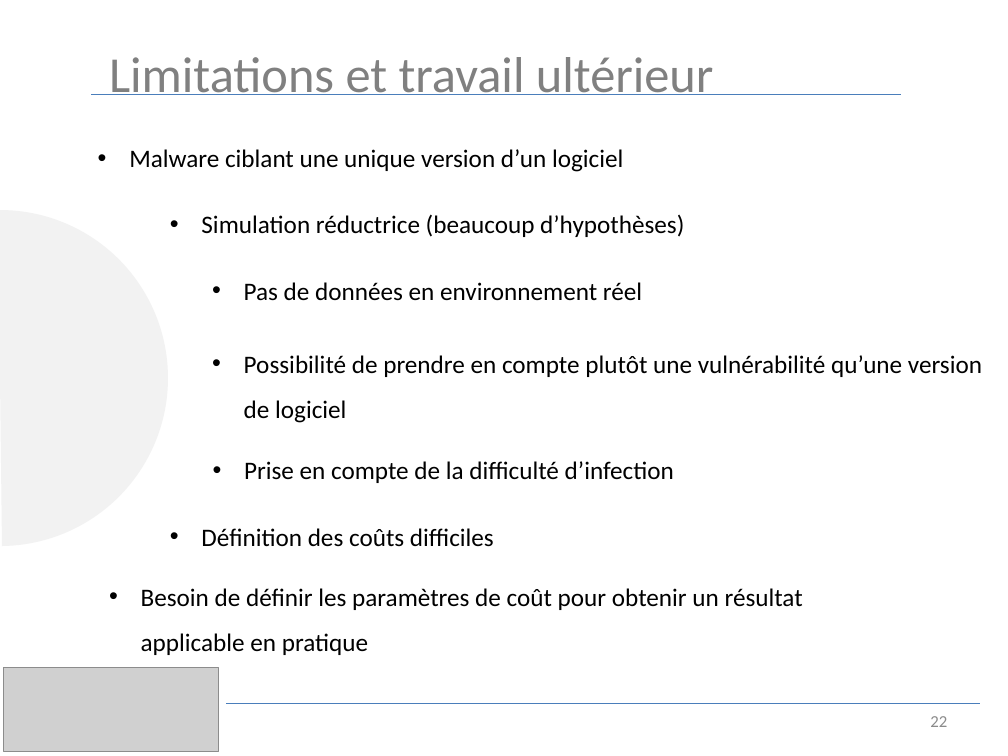
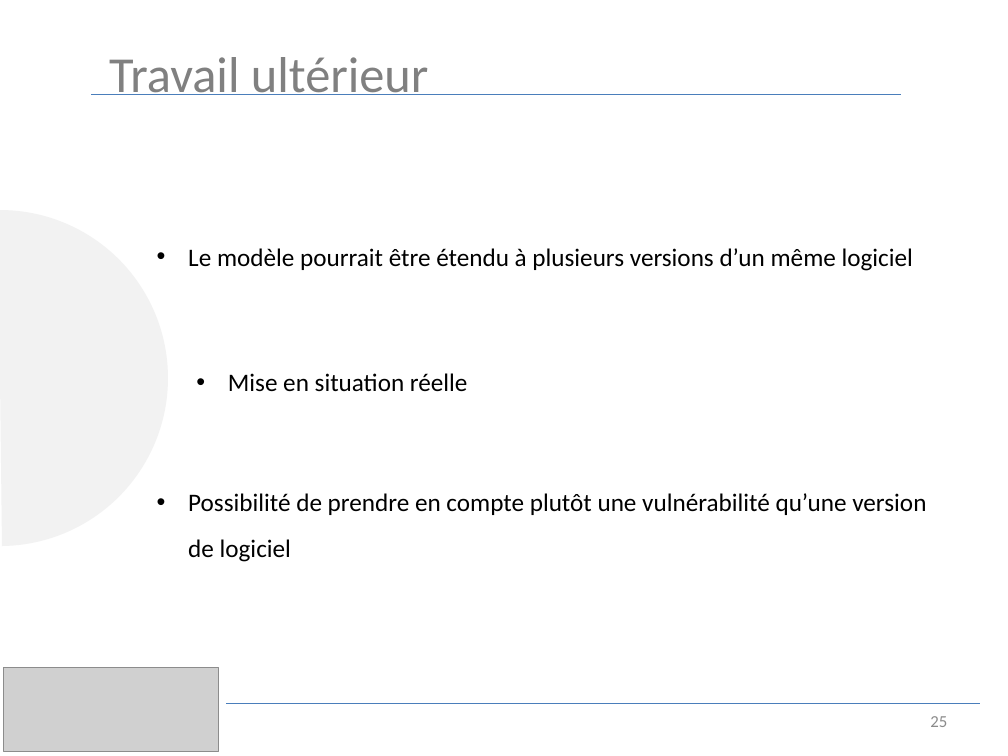
Before and after one commit to luinaudt/inf6422, a slide deck: slide 25 of lab3/presentation.pptx (slide 22 before the commit). Drawn at 1008x756 pixels with LibreOffice and Linux fonts; fonts in the diff are those of the drawing; grey boxes stand for pictures. Boxes give left, top, right and bottom in pixels: in the first picture for what was removed or moved away, otherwise in the second. Text is boxed around its words. In the diff, an @@ line names an element or a change of style, - is before the commit and + after.

Commit message:
Mise à jour du ppt

```diff
--- a/lab3/presentation.pptx
+++ b/lab3/presentation.pptx
@@ text at (109,57,429,95): text changed @@
-Limitations et travail ultérieur
+Travail ultérieur
@@ text removed at (201,214,684,237) @@
-• Simulation réductrice (beaucoup d’hypothèses)
@@ text at (188,248,913,271): text changed @@
-• Malware ciblant une unique version d’un logiciel
+• Le modèle pourrait être étendu à plusieurs versions d’un même logiciel
@@ text at (228,373,468,392): text changed @@
-• Pas de données en environnement réel
+• Mise en situation réelle
@@ text "Possibilité de prendre en compte ...": place and size @@
-text "Possibilité de prendre en compte ..." at (244,355,982,423)
+text "Possibilité de prendre en compte ..." at (188,493,926,562)
@@ text removed at (244,461,674,483) @@
-• Prise en compte de la difficulté d’infection
@@ text removed at (201,528,494,547) @@
-• Définition des coûts difficiles
@@ text removed at (141,588,803,655) @@
-• Besoin de définir les paramètres de coût pour obtenir un résultat applicable en pratique
@@ page number at (930,716,947,727): text changed @@
-22
+25
```
Also in this commit, not shown: 15 other slides changed, 6 slides added, 4 slides removed.
